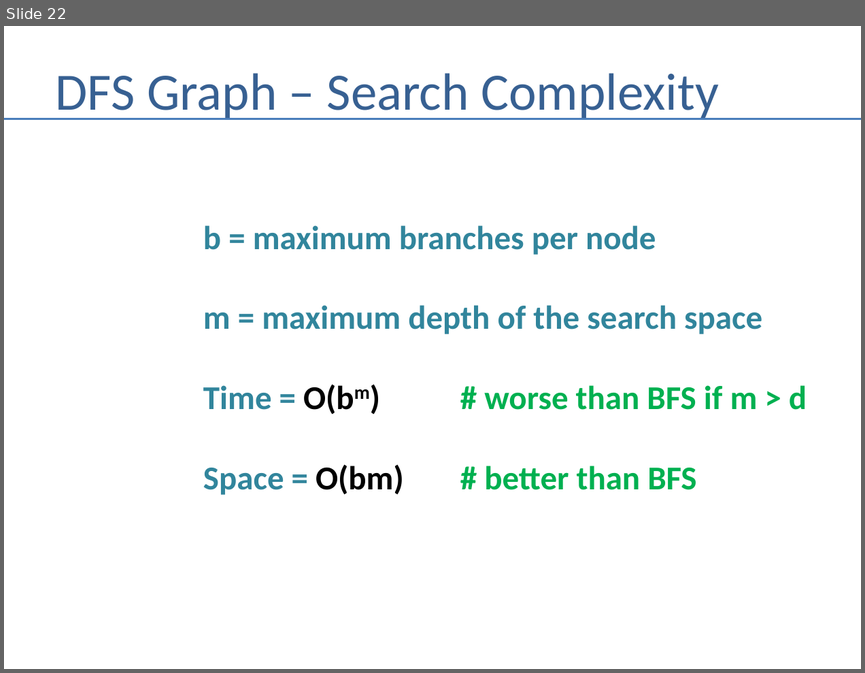
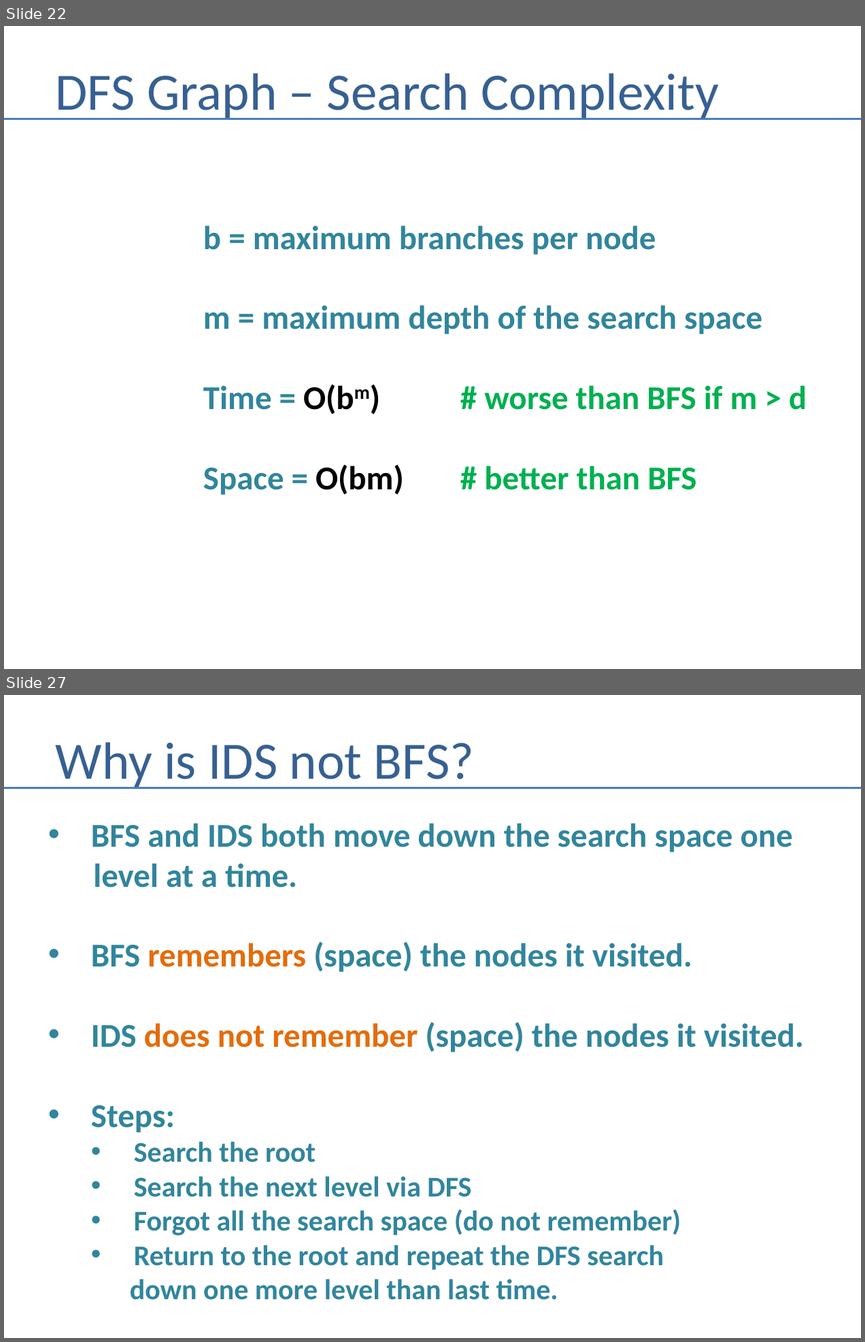
Before and after one commit to andrewferlitsch/Portland-Data-Science-Group, a slide deck: Presentations/AI - Graph Search.pptx. Shown one above the other, each under a label of ours: slide 22 before the commit, slides 22 and 27 after it; the slides between them are not shown. The pictures are 865x673 and 865x1342 pixels, drawn with LibreOffice and Linux fonts; fonts in the diff are those of the drawing. Boxes give left, top, right and bottom in pixels: in the first picture for what was removed or moved away, otherwise in the second. Text is boxed around its words. In the diff, an @@ line names an element or a change of style, - is before the commit and + after.

```diff
--- a/Presentations/AI - Graph Search.pptx
+++ b/Presentations/AI - Graph Search.pptx
@@ slide 27 added at (4,695,861,1338), background #FFFFFF @@
@@ title added at (56,742,474,789), 44 pt, text #376092 @@
+Why is IDS not BFS?
@@ line added from (4, 787) to (861, 787), #4B7EBC 1.5 pt @@
@@ text added at (91,823,804,1300), 24 pt, text #31859C, bold @@
+• BFS and IDS both move down the search space one
+level at a time.
+• BFS remembers (space) the nodes it visited.
+• IDS does not remember (space) the nodes it visited.
+• Steps:
+  • Search the root
+  • Search the next level via DFS
+  • Forgot all the search space (do not remember)
+  • Return to the root and repeat the DFS search
+  down one more level than last time.
```
Also in this commit, not shown: 2 slides changed, 4 other slides added.
